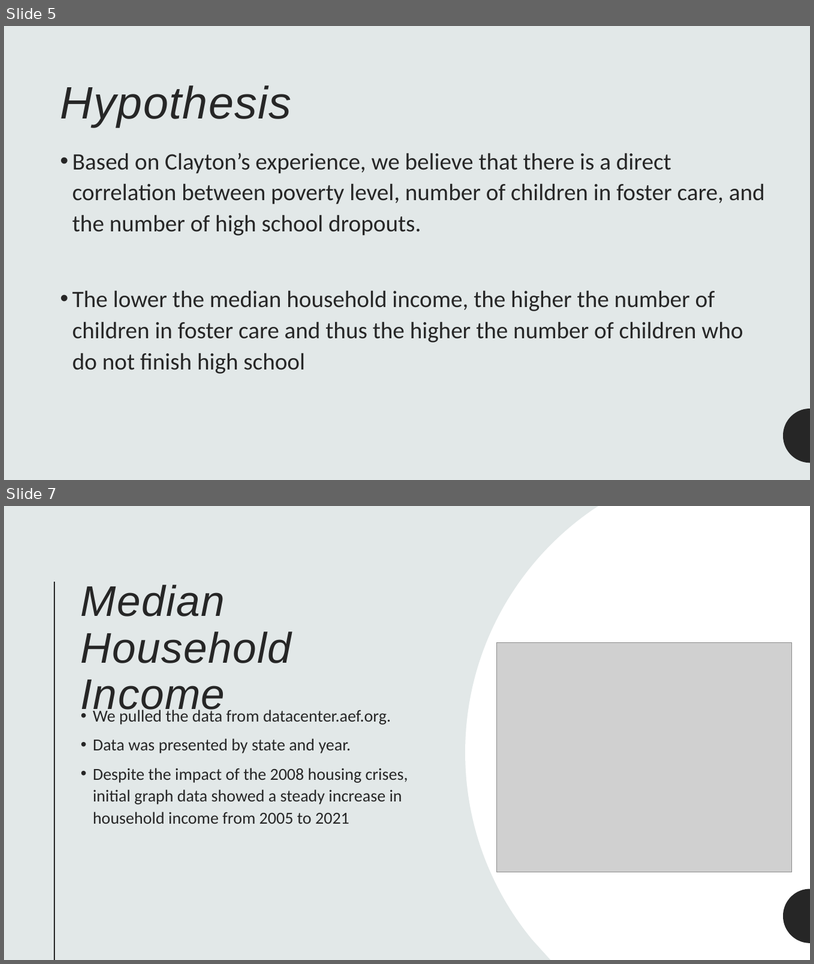
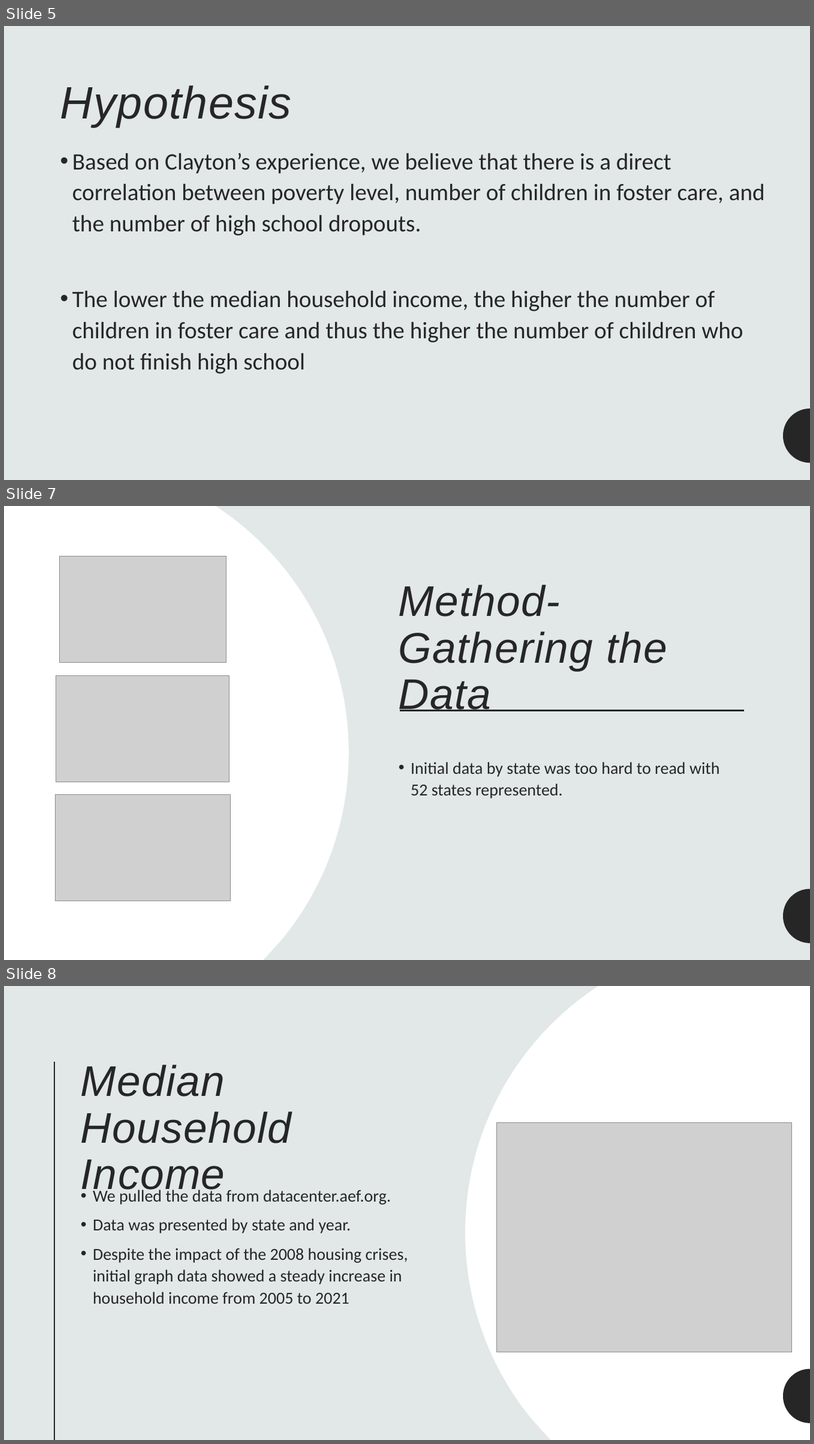
Before and after one commit to lordegraves/exploring_data_in_foster_care, a slide deck: Resources/Project1_Presentation.pptx. Shown one above the other, each under a label of ours: slides 5 and 7 before the commit, slides 5, 7 and 8 after it; the slides between them are not shown. The pictures are 814x964 and 814x1444 pixels, drawn with LibreOffice and Linux fonts; fonts in the diff are those of the drawing; grey boxes stand for pictures. Boxes give left, top, right and bottom in pixels: in the first picture for what was removed or moved away, otherwise in the second. Text is boxed around its words. In the diff, an @@ line names an element or a change of style, - is before the commit and + after.

```diff
--- a/Resources/Project1_Presentation.pptx
+++ b/Resources/Project1_Presentation.pptx
@@ slide 7 added at (x1=4, y1=506, x2=810, y2=960), background #E2E8E8; not listed: 1 template element that a slide beside it also shows @@
@@ rectangle added at (x1=4, y1=506, x2=810, y2=960), fill #E2E8E8 @@
@@ freeform shape added at (x1=4, y1=506, x2=349, y2=960), fill #FFFFFF @@
@@ picture added at (x1=60, y1=556, x2=227, y2=663) @@
@@ title added at (x1=399, y1=585, x2=668, y2=711), 51 pt, text #262626, italic @@
+Method-Gathering the Data
@@ picture added at (x1=56, y1=675, x2=230, y2=782) @@
@@ line added from (745, 711) to (400, 711), #262626 1.5 pt @@
@@ text added at (x1=411, y1=762, x2=720, y2=798), 20 pt, text #262626 @@
+• Initial data by state was too hard to read with 52 states represented.
@@ picture added at (x1=56, y1=795, x2=230, y2=901) @@
@@ freeform shape added at (x1=784, y1=888, x2=810, y2=943), fill #262626 @@
@@ what was slide 7 is now slide 8 @@
```
Also in this commit, not shown: 3 slides changed, 1 slide removed.
